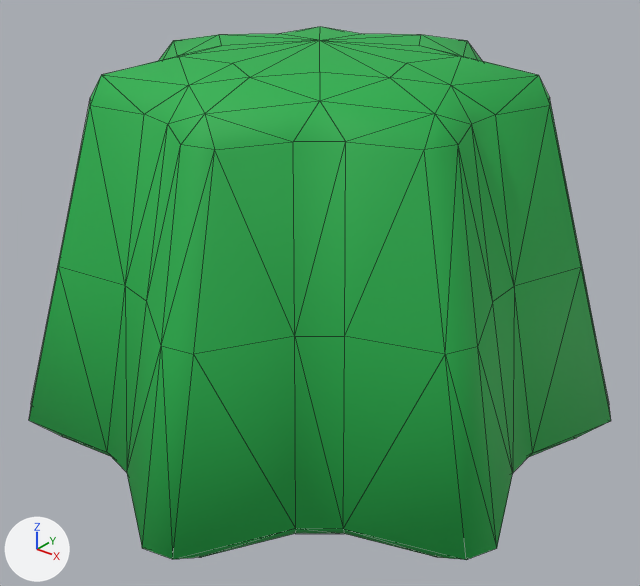
An edit to the FBX model SpaceJellyMONO/Content/Jelly2.FBX, drawn before and after from the same camera.
The view is the same before and after, from a camera (50 mm lens) standing at (0.043, -0.0535, 0.0434) and looking at (0.0013, -0.0012, 0.011). Every picture has the same lights, and +X, +Y and +Z are marked at lower left. Mesh edges are drawn as thin lines. Where no turn or scale is listed for an object, it has been applied to the vertices.
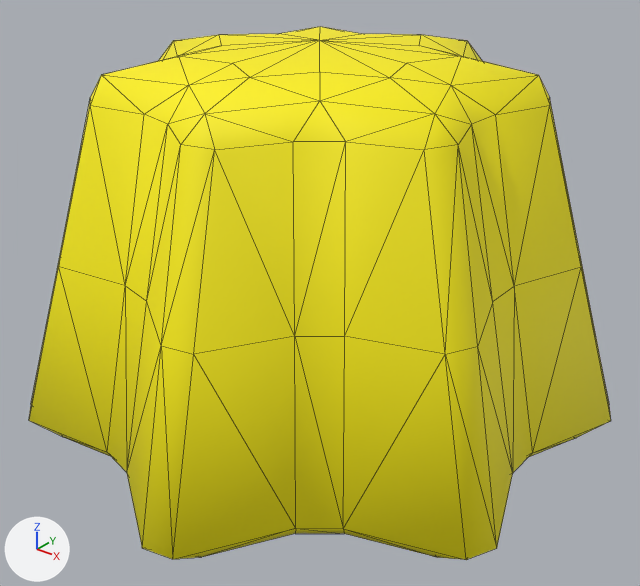
What changed in the scene script:
```text
Add img_diffuse4_png:
    img_diffuse4_png = load_image('diffuse4.png', '_unpacked/diffuse4.png', 256, 256, 'sRGB')
Change mat_wire_184228153:
    mat_wire_184228153.texture: img_diffuse3_png -> img_diffuse4_png  # not seen -> with its transparency
```

Location of each change, (x1, y1, x2, y2) in pixels of the pictures (640 x 586 px):
'Cylinder001', surface changed (green to yellow): (29, 27, 611, 560) in both
